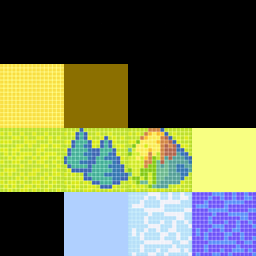
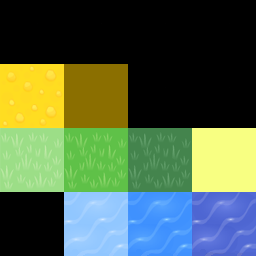
Layer changes from the first 256 × 256 image to the second:
removed layer "foam_tile" over bbox(128, 192, 192, 256)
removed layer "ocean_tile" over bbox(192, 192, 256, 256)
removed layer "sand_tile" over bbox(0, 64, 64, 128)
removed layer "mountain_tile" over bbox(128, 128, 192, 192)
removed layer "forest_tile" over bbox(64, 128, 128, 192)
removed layer "grass_tile" over bbox(0, 128, 64, 192)
added layer "Layer 4" above "Layer 6" over bbox(128, 128, 192, 192)
added layer "Layer 6" above "Layer 2" over bbox(0, 128, 64, 192)
added layer "Layer 2" above "Layer 11" over bbox(64, 128, 128, 192)
added layer "Layer 12" (overlay) above "Layer 10" over bbox(0, 64, 94, 133)
added layer "Layer 14" (overlay) above "Layer 13" over bbox(64, 192, 128, 256)
added layer "Layer 13" (overlay) above "Layer 1" over bbox(128, 192, 192, 256)
added layer "Layer 1" above "Layer 0 copy 3" over bbox(192, 192, 256, 256)
